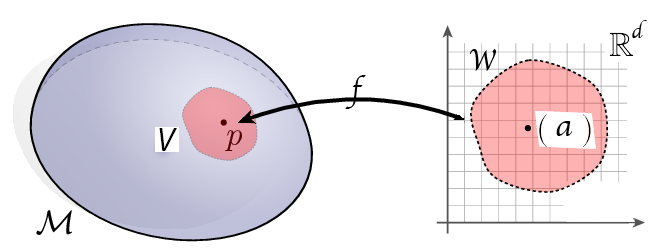
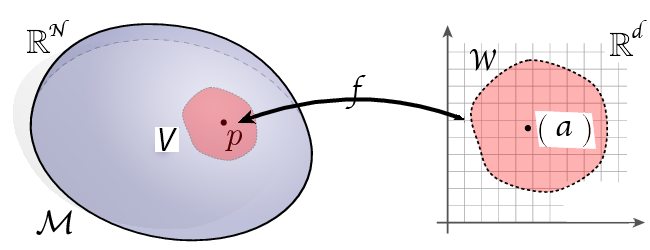
Layer changes from the first 650 × 250 image to the second:
added layer "N" above "d" over [49, 20, 70, 37]
added layer "Layer 6" above "Layer 1" over [26, 29, 51, 53]
